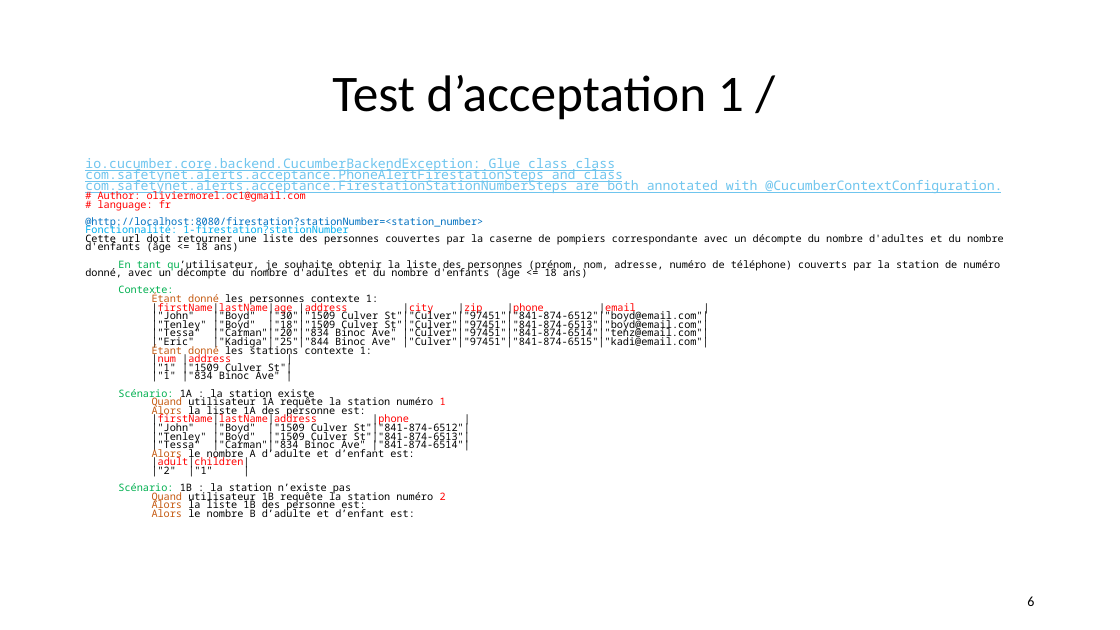
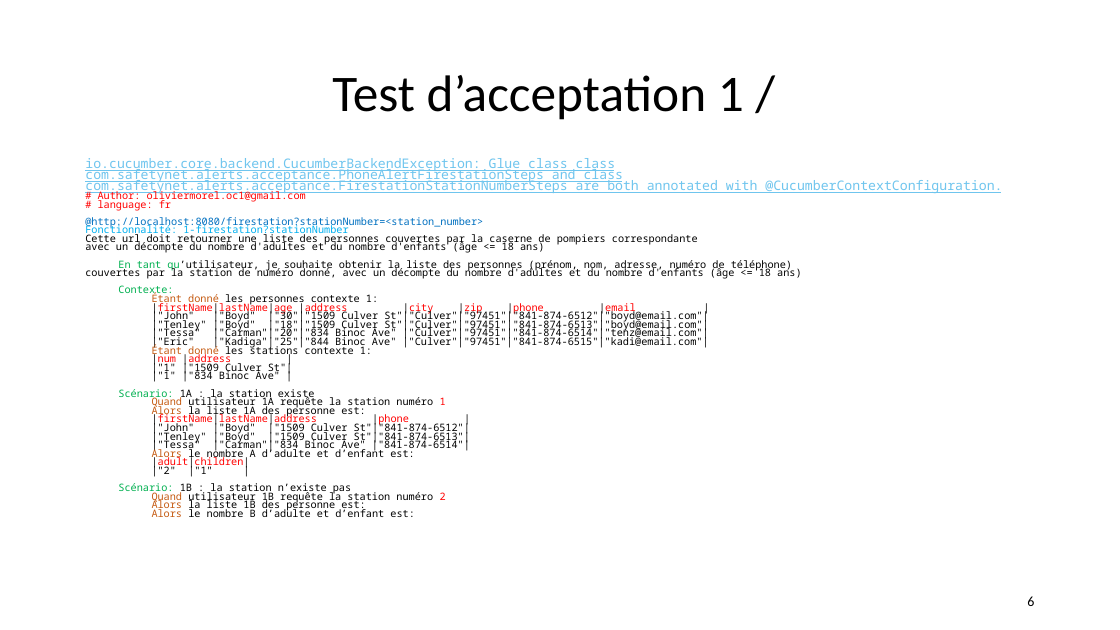
Before and after one commit to andrechico999/https-github.com-emmo78-com.safetynet.alerts, a slide deck: slide 6 of A_Livrables/MOREL_Olivier_4_slides_062022.pptx. Drawn at 1120x630 pixels with LibreOffice and Linux fonts; fonts in the diff are those of the drawing. Boxes give left, top, right and bottom in pixels: in the first picture for what was removed or moved away, otherwise in the second. Text is boxed around its words. In the diff, an @@ line names an element or a change of style, - is before the commit and + after.

Commit message:
wip : minimal coding to understand how coding test 'cause lack of experience 7

```diff
--- a/A_Livrables/MOREL_Olivier_4_slides_062022.pptx
+++ b/A_Livrables/MOREL_Olivier_4_slides_062022.pptx
@@ text at bbox=[85, 232, 802, 279]: text changed @@
-Cette url doit retourner une liste des personnes couvertes par la caserne de pompiers correspondante avec un décompte du nombre d'adultes et du nombre d'enfants (âge <= 18 ans)
-En tant qu’utilisateur, je souhaite obtenir la liste des personnes (prénom, nom, adresse, numéro de téléphone) couverts par la station de numéro donné, avec un décompte du nombre d'adultes et du nombre d'enfants (âge <= 18 ans)
+Cette url doit retourner une liste des personnes couvertes par la caserne de pompiers correspondante
+avec un décompte du nombre d'adultes et du nombre d'enfants (âge <= 18 ans)
+En tant qu’utilisateur, je souhaite obtenir la liste des personnes (prénom, nom, adresse, numéro de téléphone)
+couvertes par la station de numéro donné, avec un décompte du nombre d'adultes et du nombre d'enfants (âge <= 18 ans)
```
Also in this commit, not shown: 3 other slides changed, 17 other files.
